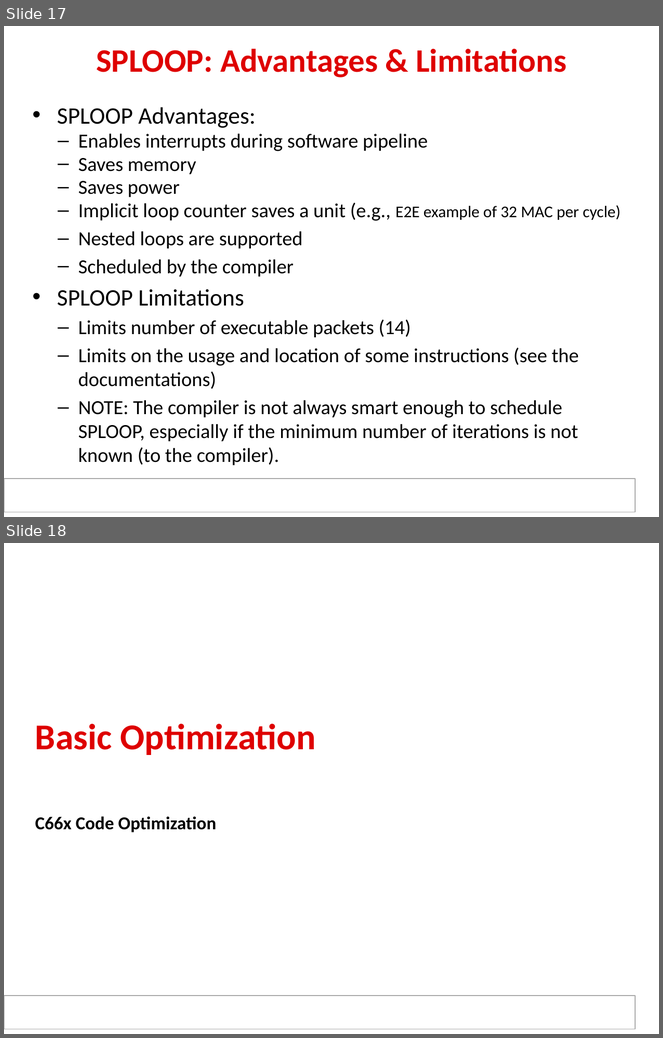
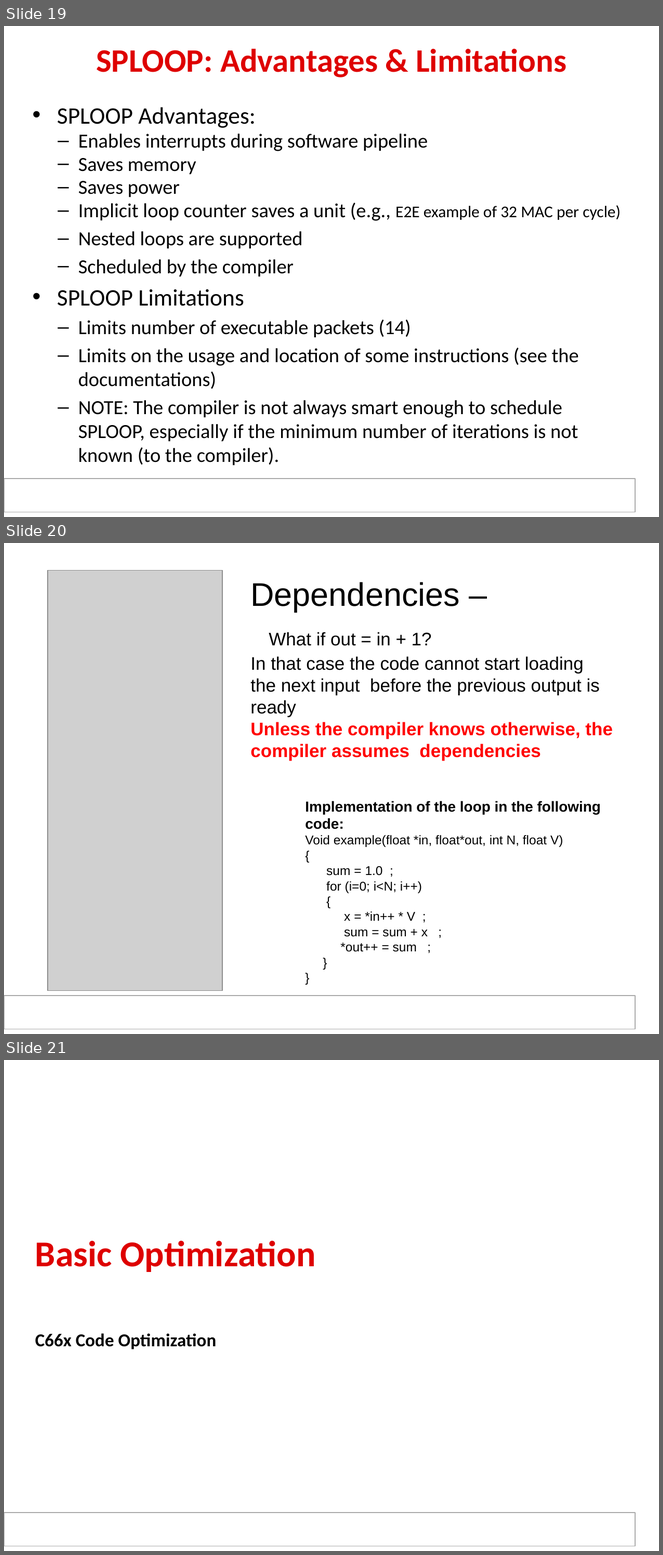
Before and after one commit to hari1989/keystone-workshop, a slide deck: slides/KeyStone Optimization.pptx. Shown one above the other, each under a label of ours: slides 17 and 18 before the commit, slides 19, 20 and 21 after it. The pictures are 663x1038 and 663x1555 pixels, drawn with LibreOffice and Linux fonts; fonts in the diff are those of the drawing; grey boxes stand for pictures; background and template pictures are left out. Boxes give left, top, right and bottom in pixels: in the first picture for what was removed or moved away, otherwise in the second. Text is boxed around its words. In the diff, an @@ line names an element or a change of style, - is before the commit and + after.

```diff
--- a/slides/KeyStone Optimization.pptx
+++ b/slides/KeyStone Optimization.pptx
@@ slide 20 added at box(4, 543, 659, 1034), background #FFFFFF; not listed: 1 template element that a slide beside it also shows @@
@@ picture added at box(48, 571, 223, 991) @@
@@ text added at box(250, 582, 613, 739), 20 pt, text #000000 @@
+Dependencies –
+What if out = in + 1?
+In that case the code cannot start loading the next input before the previous output is ready
+Unless the compiler knows otherwise, the compiler assumes dependencies
@@ text added at box(305, 801, 601, 952), 14 pt, text #000000 @@
+Implementation of the loop in the following code:
+Void example(float *in, float*out, int N, float V)
+{
+sum = 1.0 ;
+for (i=0; i<N; i++)
+{
+x = *in++ * V ;
+sum = sum + x ;
+*out++ = sum ;
+}
+}
@@ what was slide 17 is now slide 19 @@
@@ what was slide 18 is now slide 21 @@
```
Also in this commit, not shown: 5 other slides added, 3 slides removed.
